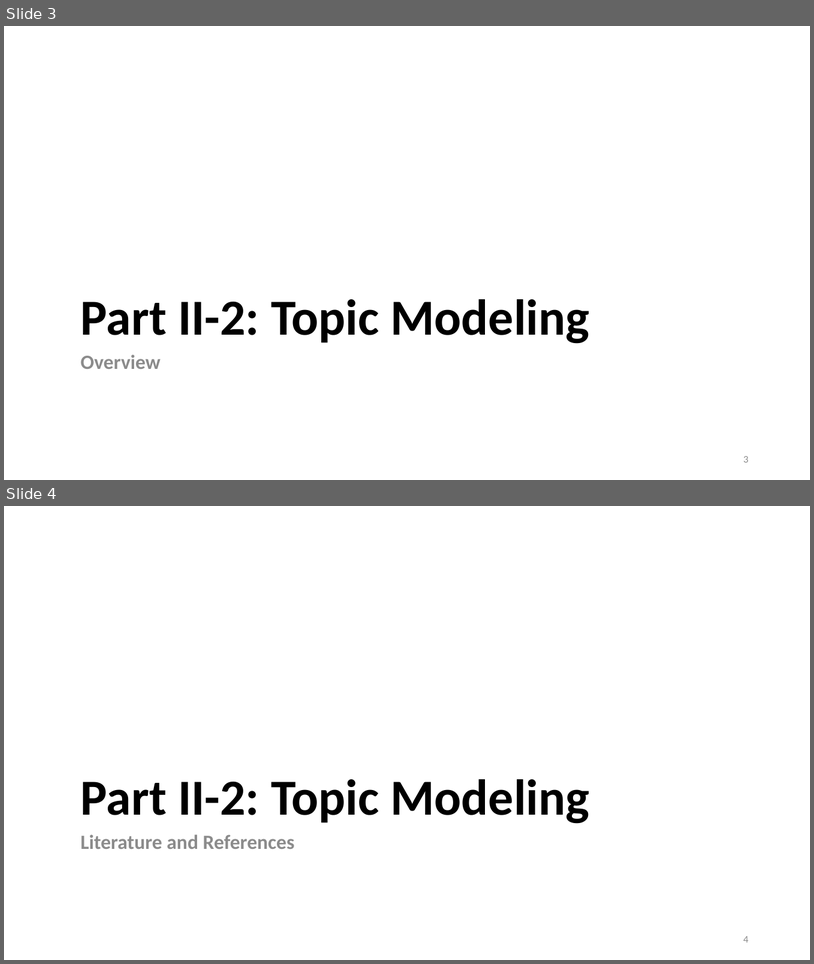
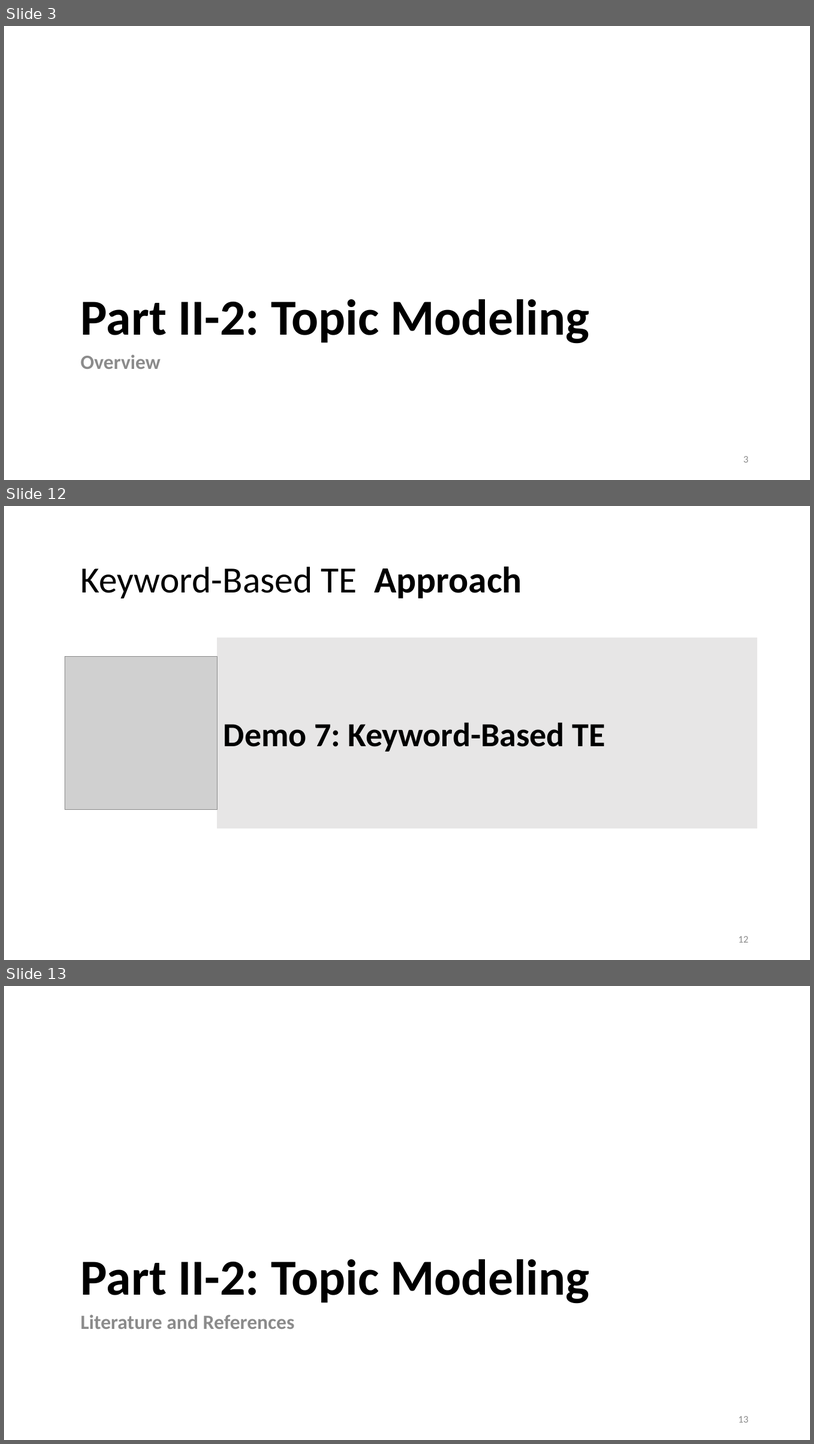
Before and after one commit to lisa-wm/consulting, a slide deck: 5_seminar/Contents_Part_02/slides/slides_II_2.pptx. Shown one above the other, each under a label of ours: slides 3 and 4 before the commit, slides 3, 12 and 13 after it; the slides between them are not shown. The pictures are 814x964 and 814x1444 pixels, drawn with LibreOffice and Linux fonts; fonts in the diff are those of the drawing; grey boxes stand for pictures. Boxes give left, top, right and bottom in pixels: in the first picture for what was removed or moved away, otherwise in the second. Text is boxed around its words. In the diff, an @@ line names an element or a change of style, - is before the commit and + after.

```diff
--- a/5_seminar/Contents_Part_02/slides/slides_II_2.pptx
+++ b/5_seminar/Contents_Part_02/slides/slides_II_2.pptx
@@ slide 12 added at (4, 506, 810, 960), background #FFFFFF @@
@@ title added at (81, 566, 522, 598), 44 pt, text #000000 @@
+Keyword-Based TE Approach
@@ rectangle added at (218, 638, 757, 828), fill #E7E6E6, outline #E7E6E6 1.5 pt, 40 pt, text #000000, bold @@
+Demo 7: Keyword-Based TE
@@ picture added at (65, 657, 218, 809) @@
@@ page number added at (738, 936, 749, 942), 12 pt, text #8C8C8C @@
+12
@@ what was slide 4 is now slide 13 @@
@@ page number at (738, 1416, 749, 1422): text changed @@
-4
+13
```
Also in this commit, not shown: 1 slide changed, 8 other slides added, 5 other files.
